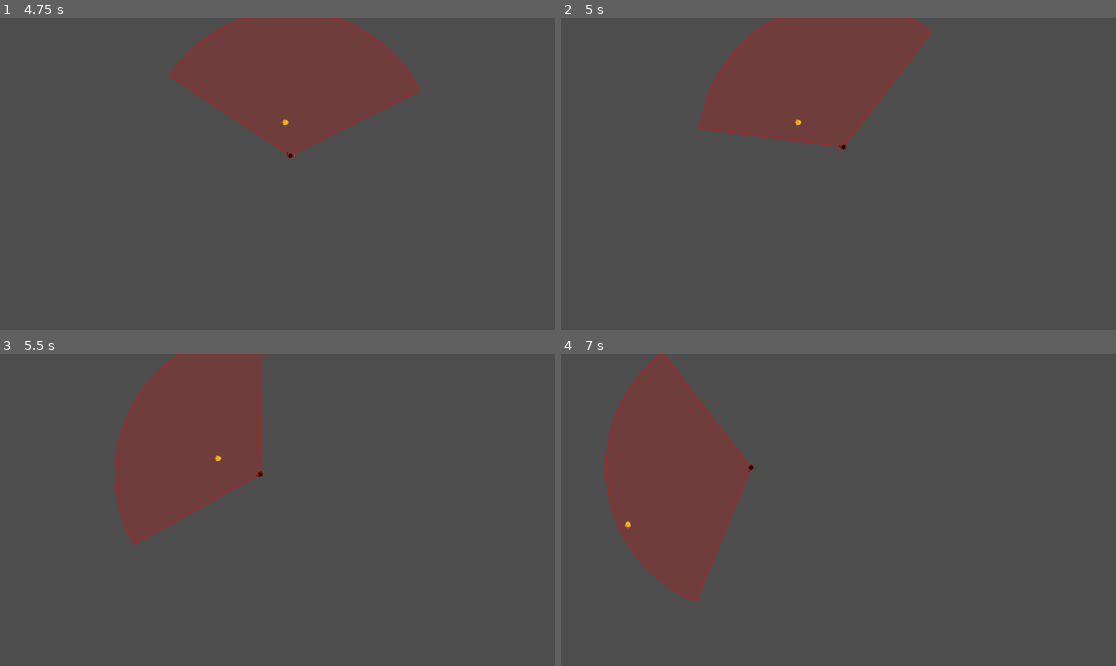
Above: before the commit, frames 1-4 (two rows, left to right).
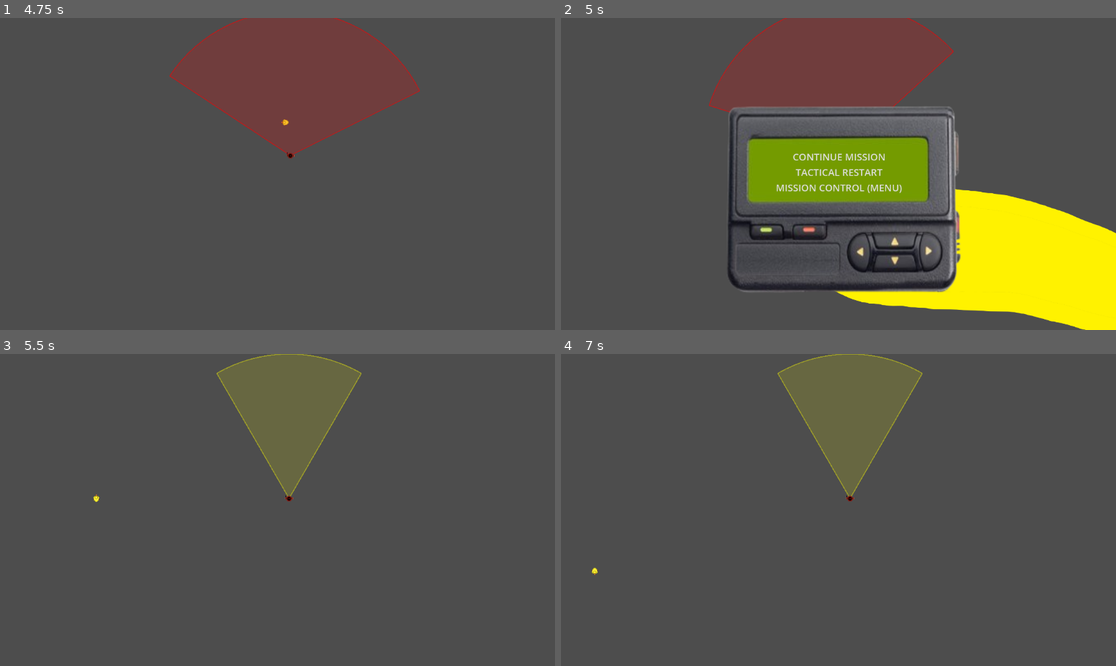
Above: after the commit, the same moments.

Repository: ArpaDeveloper/FGJ2026
Game: Godot game, scene res://scenes/mainmenu.tscn
The game is run twice, just before and just after one commit, with the same random seed, the same clock (stepped at 60 frames per second) and the same inputs.
Inputs (mouse positions are in pixels of both pictures, inside the frame that each line leads up to):
- Up to frame 1 (4.75 s): click "ACTION" at 0.5 s; tap Enter at 1.25, 3.5 s; move the mouse to (399, 158) at 1.27 s; hold Right (ui_right) 1.28-2.03 s; move the mouse to (166, 189) at 2.02 s; hold Down (ui_down) 2.03-2.78 s; tap Space at 2.75 s; move the mouse to (333, 105) at 2.77 s; hold Right (ui_right) 2.78-3.53 s; move the mouse to (249, 236) at 3.52 s; hold Up (ui_up) 3.53-4.28 s; move the mouse to (444, 220) at 4.27 s; hold Left (ui_left) from 4.28 s (still down)
- Up to frame 2 (5 s): keep holding Left (ui_left); tap Escape (resume_pause, bound only after the commit) at 4.9 s
- Up to frame 3 (5.5 s): release Left (ui_left) at 5 s; click (277, 506) at 5 s, where only the run after the commit has a clickable "TACTICAL RESTART"
- Up to frame 4 (7 s): move the mouse to (672, 463) at 5.77 s; hold Left (ui_left) 5.78-6.53 s; move the mouse to (866, 510) at 6.52 s; hold Down (ui_down) from 6.53 s (still down)

Frame 1 is identical in both runs. In frame 2, 28% of the frame differs, in the area x 25-100%, y 0-100%; in frame 3, 17%; in frame 4, 19%.

Commit message:
Working pausemenu

Diff:
--- a/project.godot
+++ b/project.godot
@@ -18,3 +18,11 @@
 run/main_scene="uid://bn7hjbxga1t3r"
 config/features=PackedStringArray("4.6", "Forward Plus")
 config/icon="res://icon.svg"
+
+[input]
+
+resume_pause={
+"deadzone": 0.2,
+"events": [Object(InputEventKey,"resource_local_to_scene":false,"resource_name":"","device":-1,"window_id":0,"alt_pressed":false,"shift_pressed":false,"ctrl_pressed":false,"meta_pressed":false,"pressed":false,"keycode":0,"physical_keycode":4194305,"key_label":0,"unicode":0,"location":0,"echo":false,"script":null)
+]
+}
--- a/scenes/mainmenu.tscn
+++ b/scenes/mainmenu.tscn
@@ -1,7 +1,7 @@
 [gd_scene format=3 uid="uid://bn7hjbxga1t3r"]
 
 [ext_resource type="Script" uid="uid://b7qrtu30foxrs" path="res://scripts/main_menu.gd" id="1_natt5"]
-[ext_resource type="Texture2D" uid="uid://bx6rtesoj5ldf" path="res://assets/mainmenu/bgmainmenu1.png" id="2_3vvtq"]
+[ext_resource type="Texture2D" uid="uid://bx6rtesoj5ldf" path="res://assets/UIbg/bgmainmenu1.png" id="2_3vvtq"]
 [ext_resource type="Script" uid="uid://d2erfi6il82ya" path="res://scripts/settings.gd" id="3_3vvtq"]
 [ext_resource type="Script" uid="uid://b46sqn6s56sr1" path="res://scripts/buttoniconshow.gd" id="3_7yvfd"]
 [ext_resource type="AudioStream" uid="uid://dtxxvajgs5s34" path="res://assets/music/Duck5test.mp3" id="3_r3g3c"]
@@ -35,6 +35,7 @@
 corner_radius_bottom_left = 45
 
 [node name="Mainmenu" type="Control" unique_id=1024783261]
+process_mode = 3
 layout_mode = 3
 anchors_preset = 15
 anchor_right = 1.0
--- /dev/null
+++ b/scenes/pausemenu.tscn
@@ -0,0 +1,71 @@
+[gd_scene format=3 uid="uid://dmsm7582xf7ul"]
+
+[ext_resource type="Texture2D" uid="uid://cbfif0n84wa16" path="res://assets/UIbg/pausemenubg.png" id="1_3otxd"]
+[ext_resource type="Script" uid="uid://pw30yh5txsr8" path="res://scripts/pausemenu.gd" id="1_r33we"]
+
+[sub_resource type="StyleBoxFlat" id="StyleBoxFlat_r33we"]
+bg_color = Color(0.6, 0.6, 0.6, 0)
+
+[sub_resource type="StyleBoxFlat" id="StyleBoxFlat_8ljkb"]
+bg_color = Color(0.6, 0.6, 0.6, 0)
+
+[sub_resource type="StyleBoxFlat" id="StyleBoxFlat_3otxd"]
+bg_color = Color(0.6, 0.6, 0.6, 0)
+
+[sub_resource type="StyleBoxFlat" id="StyleBoxFlat_vpyy4"]
+bg_color = Color(0.6, 0.6, 0.6, 0)
+
+[node name="Pausemenu" type="Control" unique_id=598723302]
+process_mode = 3
+layout_mode = 3
+anchors_preset = 15
+anchor_right = 1.0
+anchor_bottom = 1.0
+grow_horizontal = 2
+grow_vertical = 2
+script = ExtResource("1_r33we")
+
+[node name="PanelContainer" type="PanelContainer" parent="." unique_id=2117980867]
+layout_mode = 1
+anchors_preset = 8
+anchor_left = 0.5
+anchor_top = 0.5
+anchor_right = 0.5
+anchor_bottom = 0.5
+offset_left = -179.0
+offset_top = -50.0
+offset_right = 179.0
+offset_bottom = 50.0
+grow_horizontal = 2
+grow_vertical = 2
+theme_override_styles/panel = SubResource("StyleBoxFlat_r33we")
+
+[node name="Pausemenubg" type="Sprite2D" parent="PanelContainer" unique_id=969964517]
+position = Vector2(294, 156)
+scale = Vector2(0.5450363, 0.5984513)
+texture = ExtResource("1_3otxd")
+
+[node name="VBoxContainer" type="VBoxContainer" parent="PanelContainer" unique_id=480538607]
+layout_mode = 2
+
+[node name="ResumeButton" type="Button" parent="PanelContainer/VBoxContainer" unique_id=848937244]
+layout_mode = 2
+theme_override_font_sizes/font_size = 20
+theme_override_styles/normal = SubResource("StyleBoxFlat_8ljkb")
+text = "CONTINUE MISSION"
+
+[node name="RestartButton" type="Button" parent="PanelContainer/VBoxContainer" unique_id=2057488912]
+layout_mode = 2
+theme_override_font_sizes/font_size = 20
+theme_override_styles/normal = SubResource("StyleBoxFlat_3otxd")
+text = "TACTICAL RESTART"
+
+[node name="MenuButton" type="Button" parent="PanelContainer/VBoxContainer" unique_id=1337679126]
+layout_mode = 2
+theme_override_font_sizes/font_size = 20
+theme_override_styles/normal = SubResource("StyleBoxFlat_vpyy4")
+text = "MISSION CONTROL (MENU)"
+
+[connection signal="pressed" from="PanelContainer/VBoxContainer/ResumeButton" to="." method="_on_resume_button_pressed"]
+[connection signal="pressed" from="PanelContainer/VBoxContainer/RestartButton" to="." method="_on_restart_button_pressed"]
+[connection signal="pressed" from="PanelContainer/VBoxContainer/MenuButton" to="." method="_on_menu_button_pressed"]
--- a/scenes/test.tscn
+++ b/scenes/test.tscn
@@ -1,9 +1,10 @@
-[gd_scene format=3 uid="uid://d2ursgbw4asfm"]
+[gd_scene format=3 uid="uid://bimm0o84u3p1c"]
 
-[ext_resource type="Script" uid="uid://dgpcstodc3drr" path="res://scripts/player.gd" id="1_player"]
-[ext_resource type="Texture2D" uid="uid://b4yyjde3a5mgr" path="res://assets/hunter-sketch.png" id="2_bl13t"]
-[ext_resource type="Texture2D" uid="uid://disyyunm2blv4" path="res://assets/duck-sketch.png" id="2_iyx0m"]
-[ext_resource type="Script" uid="uid://dq48lefkmwxvi" path="res://scripts/enemy.gd" id="3_enemy"]
+[ext_resource type="Script" path="res://scripts/player.gd" id="1_player"]
+[ext_resource type="Texture2D" uid="uid://disyyunm2blv4" path="res://assets/Player/duck-sketch.png" id="2_j5jx5"]
+[ext_resource type="Script" path="res://scripts/enemy.gd" id="3_enemy"]
+[ext_resource type="Texture2D" uid="uid://b4yyjde3a5mgr" path="res://assets/Enemies/hunter-sketch.png" id="4_lpvoh"]
+[ext_resource type="PackedScene" uid="uid://dmsm7582xf7ul" path="res://scenes/pausemenu.tscn" id="5_at5dv"]
 
 [sub_resource type="CircleShape2D" id="CircleShape2D_bl13t"]
 radius = 20.0
@@ -21,7 +22,7 @@
 shape = SubResource("CircleShape2D_bl13t")
 
 [node name="Sprite2D" type="Sprite2D" parent="Player" unique_id=365774715]
-texture = ExtResource("2_iyx0m")
+texture = ExtResource("2_j5jx5")
 
 [node name="Enemy" type="CharacterBody2D" parent="." unique_id=902981177]
 position = Vector2(600, 300)
@@ -32,7 +33,7 @@
 
 [node name="Sprite2D" type="Sprite2D" parent="Enemy" unique_id=1301346956]
 modulate = Color(1, 0.3, 0.3, 1)
-texture = ExtResource("2_bl13t")
+texture = ExtResource("4_lpvoh")
 
 [node name="Walls" type="Node2D" parent="." unique_id=1785057595]
 
@@ -61,3 +62,19 @@
 
 [node name="CollisionShape2D" type="CollisionShape2D" parent="Walls/RightWall" unique_id=451846762]
 shape = SubResource("RectangleShape2D_wall")
+
+[node name="Control" type="Control" parent="." unique_id=287212944]
+layout_mode = 3
+anchors_preset = 15
+anchor_right = 1.0
+anchor_bottom = 1.0
+offset_left = 1.0
+offset_right = 1155.0
+offset_bottom = 647.0
+grow_horizontal = 2
+grow_vertical = 2
+size_flags_horizontal = 4
+size_flags_vertical = 4
+
+[node name="Pausemenu" parent="Control" unique_id=598723302 instance=ExtResource("5_at5dv")]
+layout_mode = 1
--- a/scripts/main_menu.gd
+++ b/scripts/main_menu.gd
@@ -1,13 +1,12 @@
 extends Control
 
-#Reference to the menu, options
+# References to the menu, options
 @onready var menu = $Menu1
 @onready var options = $Menu2
 
 func _ready() -> void:
 	menu.visible = true
 	options.visible = false
-
 
 #This playbutton
 func _on_start_pressed() -> void:
--- /dev/null
+++ b/scripts/pausemenu.gd
@@ -0,0 +1,31 @@
+extends Control
+
+@onready var pause_menu := self
+
+func _ready() -> void:
+	pause_menu.visible = false
+	get_tree().paused = false
+
+func resume():
+	pause_menu.visible = false
+	get_tree().paused = false
+
+func pause():
+	pause_menu.visible = true
+	get_tree().paused = true
+
+func _input(event):
+	if event.is_action_pressed("resume_pause"):
+		if get_tree().paused:
+			resume()
+		else:
+			pause()
+
+func _on_resume_button_pressed() -> void:
+	resume()
+
+func _on_restart_button_pressed() -> void:
+	get_tree().reload_current_scene()
+
+func _on_menu_button_pressed() -> void:
+	get_tree().change_scene_to_file("res://scenes/mainmenu.tscn")
Renamed: assets/mainmenu/bgmainmenu1.png -> assets/UIbg/bgmainmenu1.png
Not shown, changed: assets/UIbg/bgmainmenu1.png.import
Binary file added: assets/UIbg/pausemenubg.png
Not shown, added: assets/UIbg/pausemenubg.png.import
Renamed: assets/mainmenu/testduck1.png -> assets/UIbg/testduck1.png
Not shown, changed: assets/UIbg/testduck1.png.import
Not shown, added: scripts/pausemenu.gd.uid
